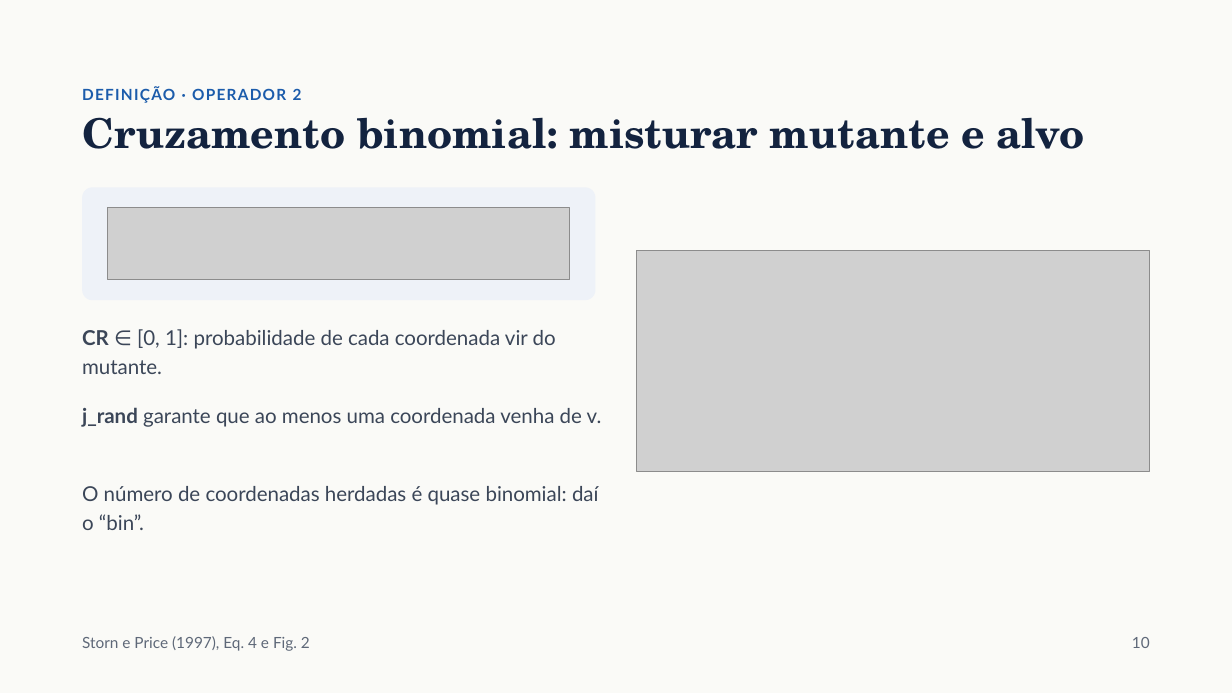
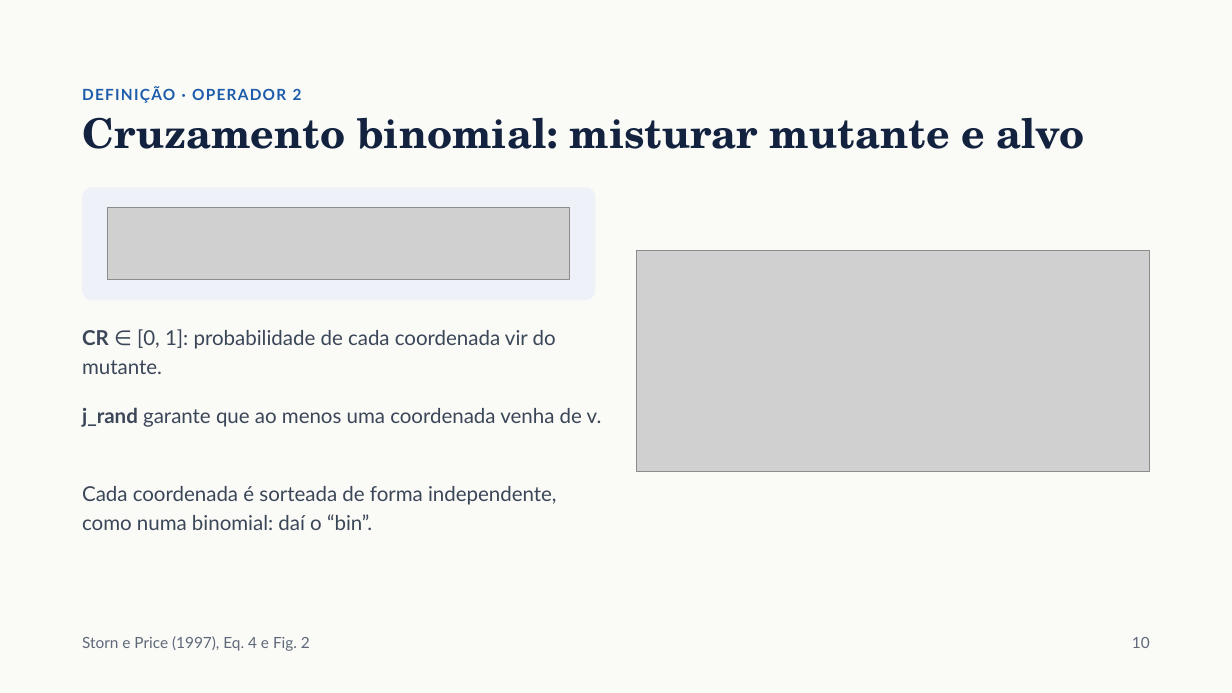
Before and after one commit to falconeee/opt-meta-heuristicas, a slide deck: slide 9 of Seminario/slides/Uma_introducao_a_Evolucao_Diferencial.pptx (slide 10 before the commit). Drawn at 1232x693 pixels with LibreOffice and Linux fonts; fonts in the diff are those of the drawing; grey boxes stand for pictures. Boxes give left, top, right and bottom in pixels: in the first picture for what was removed or moved away, otherwise in the second. Text is boxed around its words. In the diff, an @@ line names an element or a change of style, - is before the commit and + after.

```diff
--- a/Seminario/slides/Uma_introducao_a_Evolucao_Diferencial.pptx
+++ b/Seminario/slides/Uma_introducao_a_Evolucao_Diferencial.pptx
@@ text at (82,486,557,530): text changed @@
-O número de coordenadas herdadas é quase binomial: daí o “bin”.
+Cada coordenada é sorteada de forma independente, como numa binomial: daí o “bin”.
```
Also in this commit, not shown: 13 other slides changed, 1 slide added, 4 slides removed, 19 other files.
